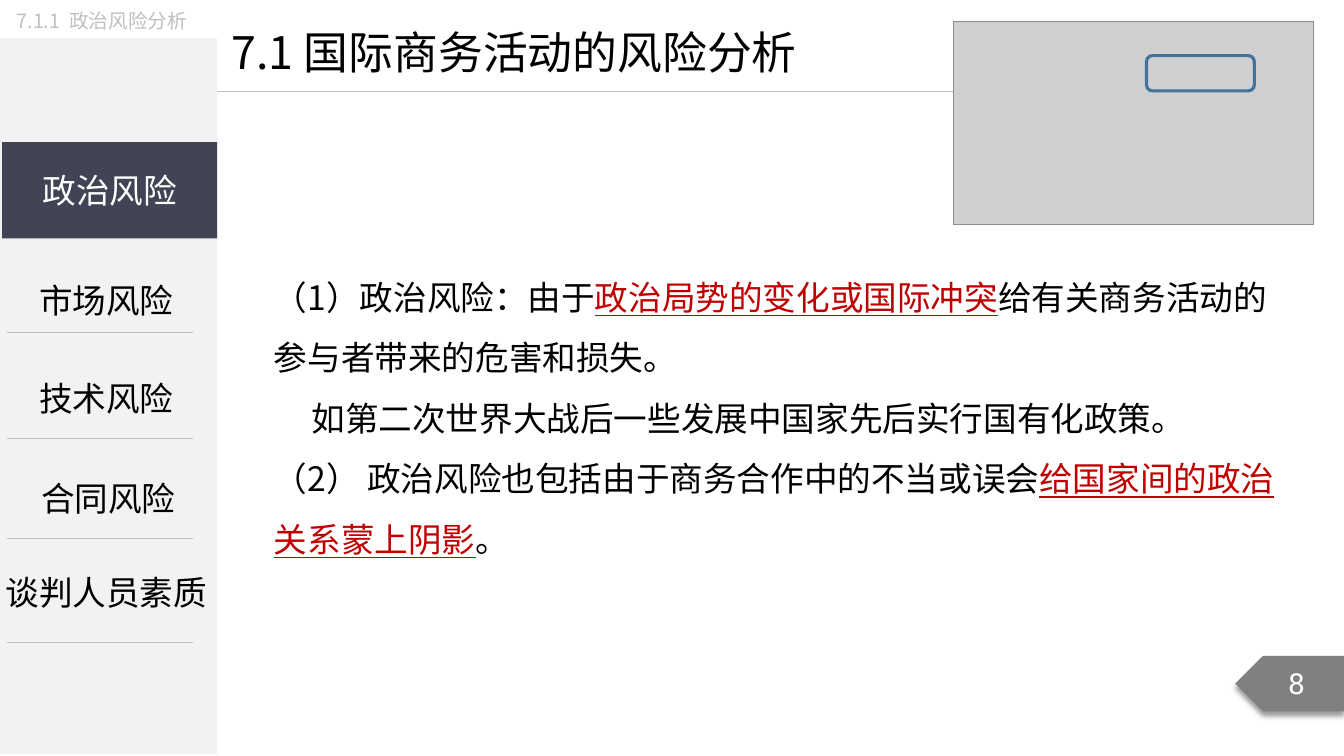
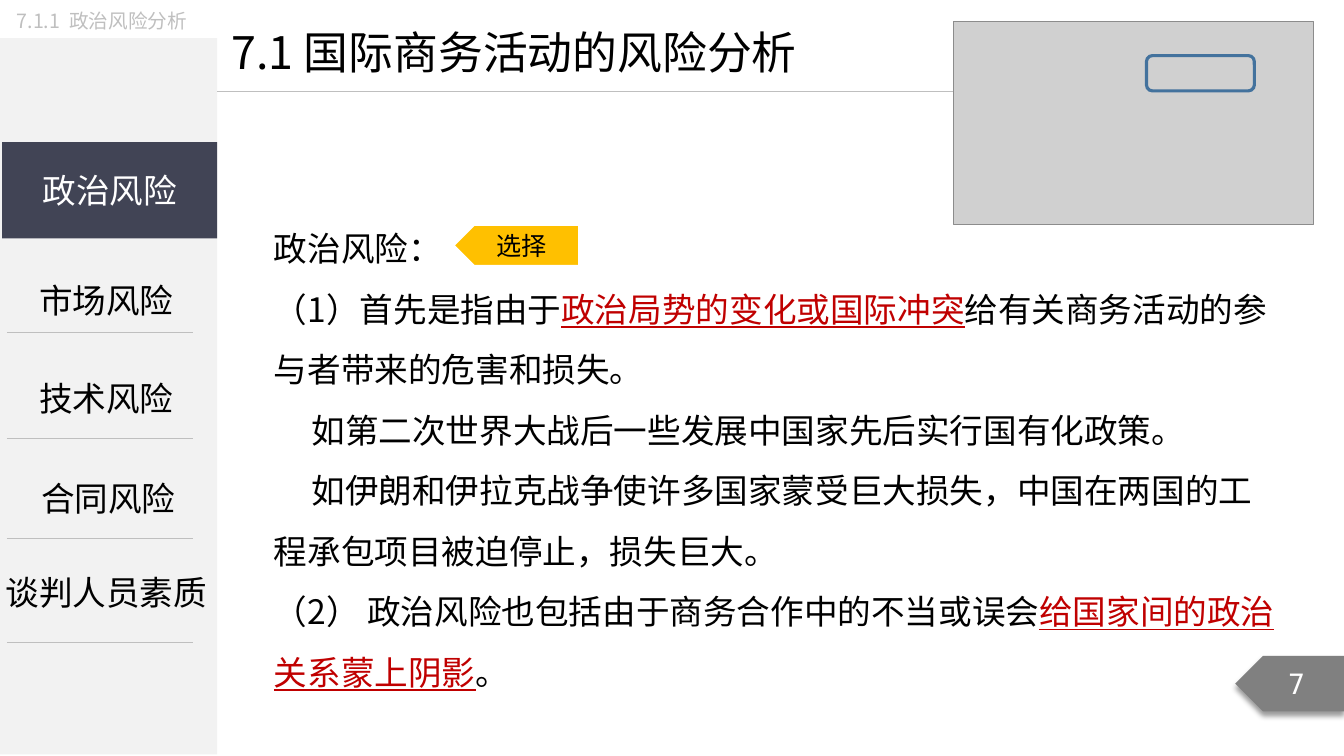
Before and after one commit to Call-me-zhy/tangtang, a slide deck: slide 7 of 3 国际商务谈判/课件/国际商务谈判精讲8.pptx (slide 8 before the commit). Drawn at 1344x756 pixels with LibreOffice and Linux fonts; fonts in the diff are those of the drawing; grey boxes stand for pictures. Boxes give left, top, right and bottom in pixels: in the first picture for what was removed or moved away, otherwise in the second. Text is boxed around its words. In the diff, an @@ line names an element or a change of style, - is before the commit and + after.

Commit message:
修改国际商务谈判精讲8课件、说课稿

```diff
--- a/3 国际商务谈判/课件/国际商务谈判精讲8.pptx
+++ b/3 国际商务谈判/课件/国际商务谈判精讲8.pptx
@@ text "政治风险：": place and size @@
-text "政治风险：" at (274, 281, 1274, 558)
+text "政治风险：" at (274, 232, 1274, 691)
@@ text at (274, 232, 1267, 385): text changed @@
-（1）政治风险：由于政治局势的变化或国际冲突给有关商务活动的参与者带来的危害和损失。
+政治风险：
+（1）首先是指由于政治局势的变化或国际冲突给有关商务活动的参与者带来的危害和损失。
@@ pentagon arrow added at (454, 225, 580, 266), fill #FFC000, outline #FFFFFF 1.5 pt, 18 pt, text #000000 @@
+选择
@@ text at (274, 474, 1253, 568): paragraph added @@
+如伊朗和伊拉克战争使许多国家蒙受巨大损失，中国在两国的工程承包项目被迫停止，损失巨大。
@@ page number at (1288, 673, 1305, 694): text changed @@
-8
+7
```
Also in this commit, not shown: 44 other slides changed, 9 slides added, 7 slides removed, 3 other files.
